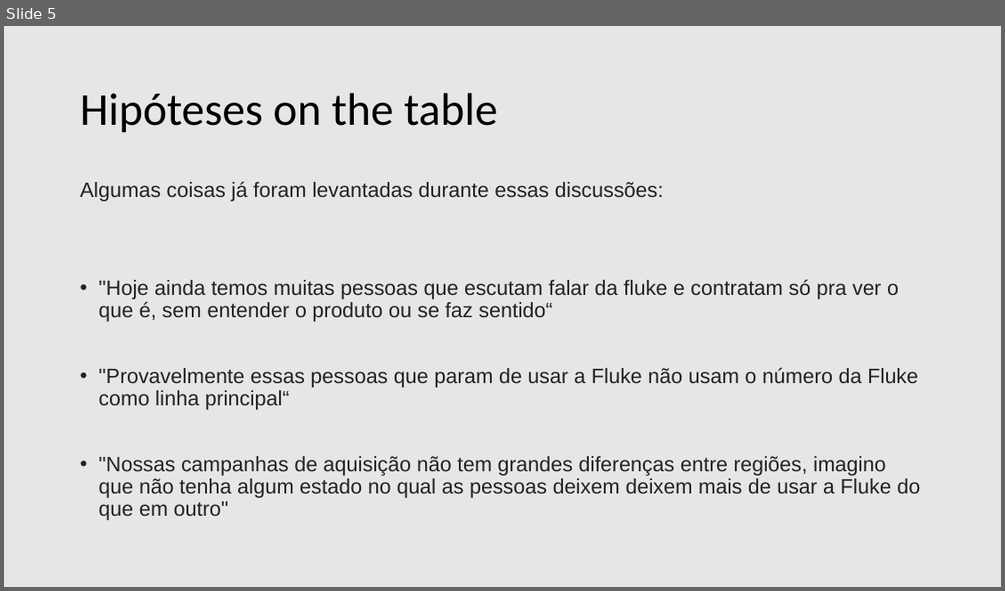
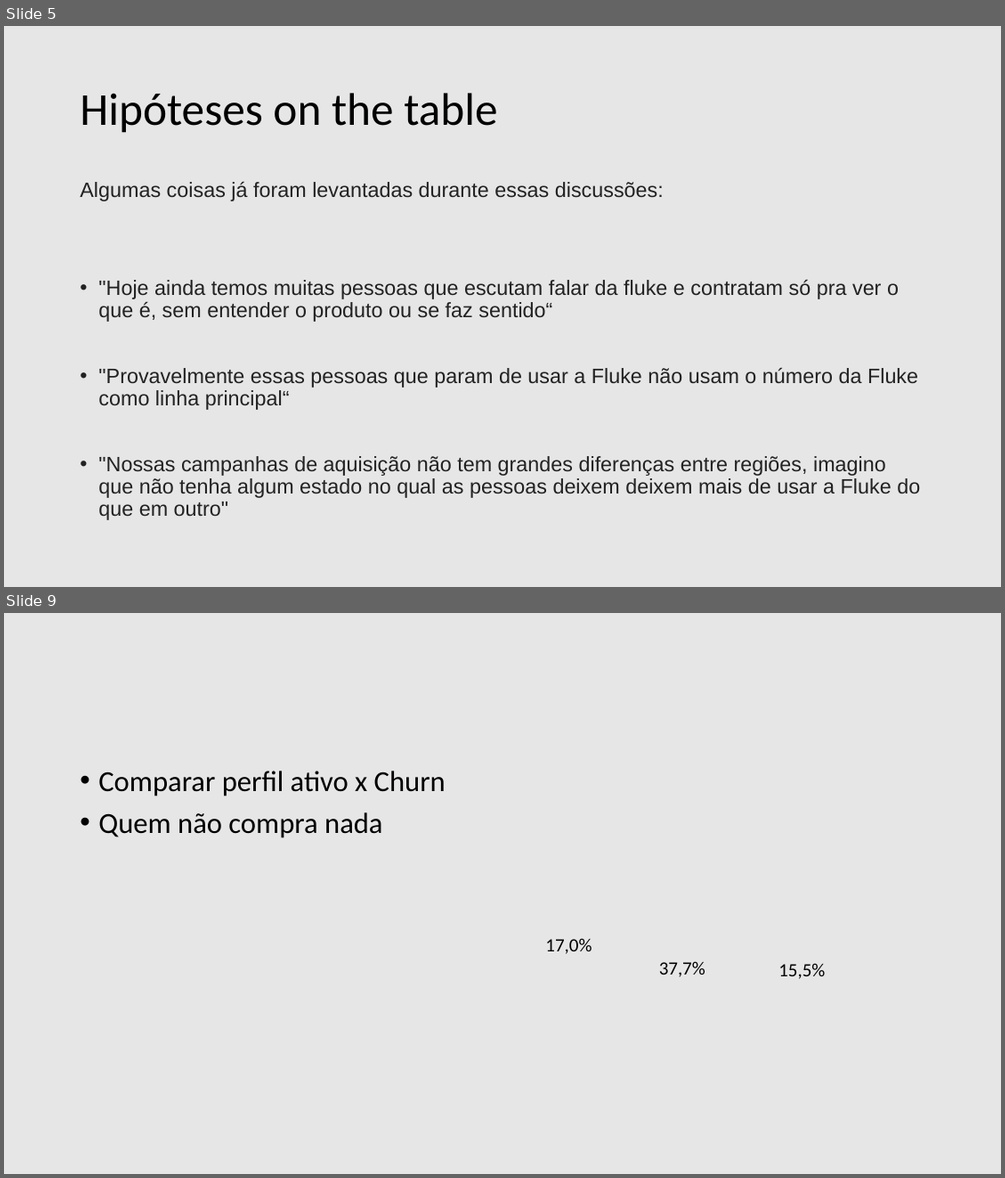
Before and after one commit to filipeaguiarrod/Fluke-Case, a slide deck: Churn_Case.pptx. Shown one above the other, each under a label of ours: slide 5 before the commit, slides 5 and 9 after it; the slides between them are not shown. The pictures are 1005x591 and 1005x1178 pixels, drawn with LibreOffice and Linux fonts; fonts in the diff are those of the drawing. Boxes give left, top, right and bottom in pixels: in the first picture for what was removed or moved away, otherwise in the second. Text is boxed around its words. In the diff, an @@ line names an element or a change of style, - is before the commit and + after.

```diff
--- a/Churn_Case.pptx
+++ b/Churn_Case.pptx
@@ slide 9 added at (4, 613, 1001, 1174), background #E7E6E6 @@
@@ text added at (98, 771, 445, 838), 28 pt, text #000000 @@
+• Comparar perfil ativo x Churn
+• Quem não compra nada
@@ text added at (545, 938, 591, 954), 18 pt, text #000000 @@
+17,0%
@@ text added at (659, 961, 705, 977), 18 pt, text #000000 @@
+37,7%
@@ text added at (778, 963, 825, 979), 18 pt, text #000000 @@
+15,5%
```
Also in this commit, not shown: 3 slides changed, 3 other files.
